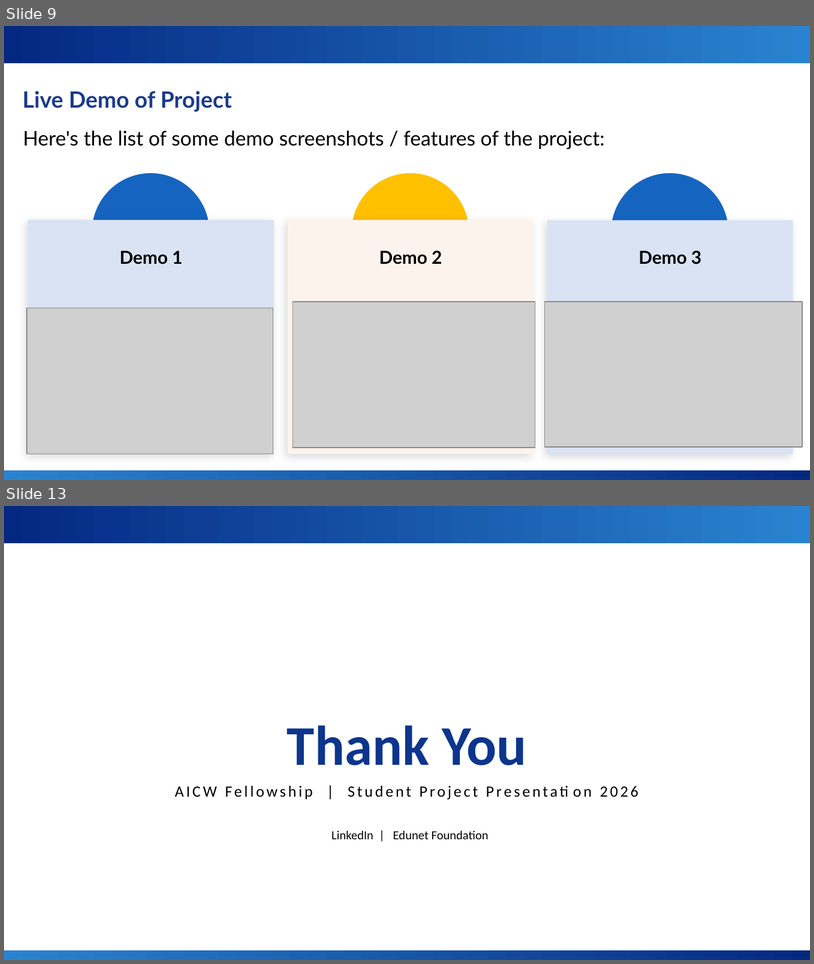
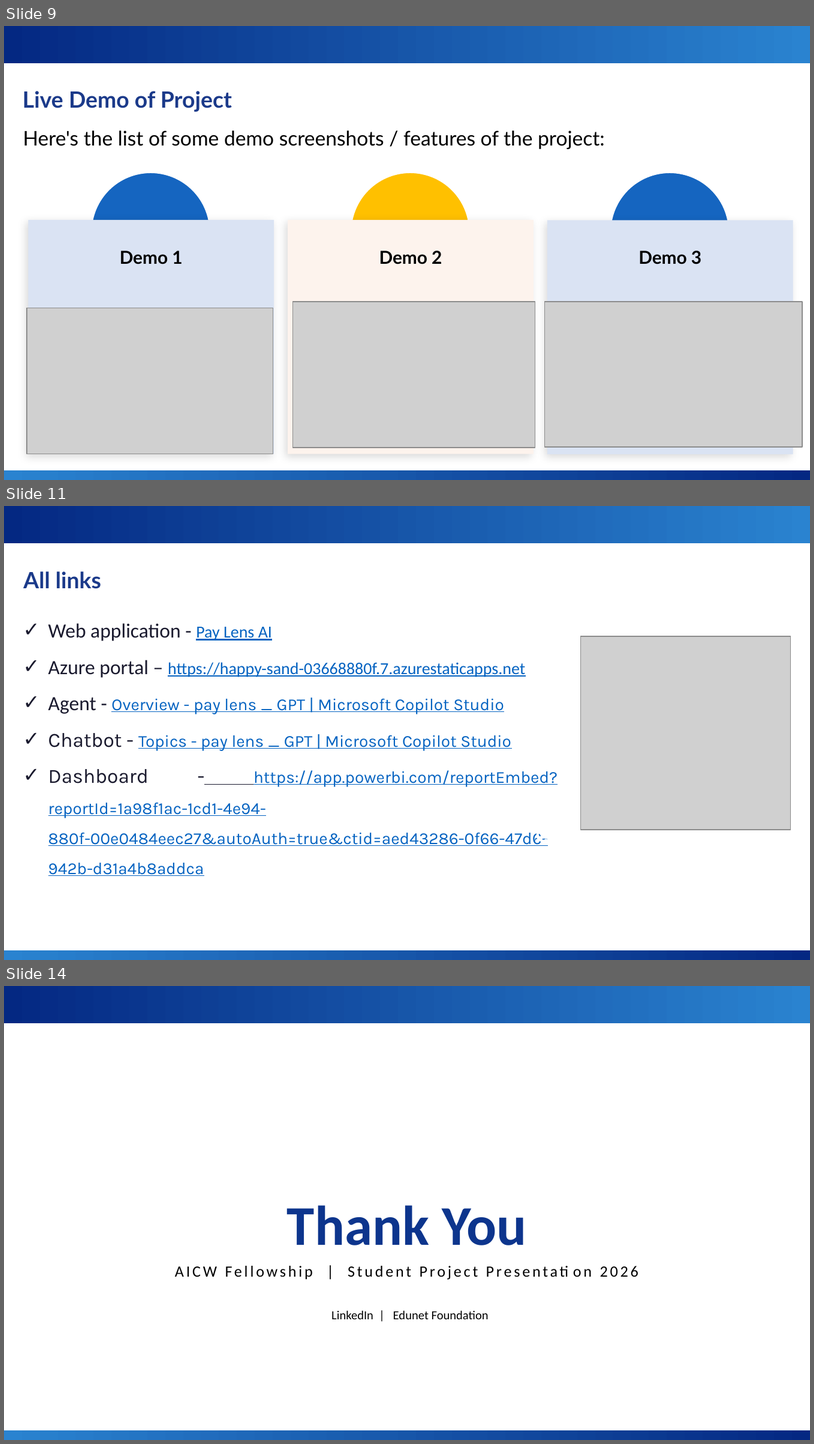
Before and after one commit to snehakhandelwal666-cmyk/sneha_project, a slide deck: PAY LENS - VISUALISING SALARY TRUTH WITH BI & AI.pptx. Shown one above the other, each under a label of ours: slides 9 and 13 before the commit, slides 9, 11 and 14 after it; the slides between them are not shown. The pictures are 814x964 and 814x1444 pixels, drawn with LibreOffice and Linux fonts; fonts in the diff are those of the drawing; grey boxes stand for pictures; background and template pictures are left out. Boxes give left, top, right and bottom in pixels: in the first picture for what was removed or moved away, otherwise in the second. Text is boxed around its words. In the diff, an @@ line names an element or a change of style, - is before the commit and + after.

```diff
--- a/PAY LENS - VISUALISING SALARY TRUTH WITH BI & AI.pptx
+++ b/PAY LENS - VISUALISING SALARY TRUTH WITH BI & AI.pptx
@@ slide 11 added at (x1=4, y1=506, x2=810, y2=960), background #FFFFFF; not listed: 2 template elements that a slide beside it also shows @@
@@ text added at (x1=23, y1=571, x2=101, y2=589), 20 pt, text #1B3A8A, bold @@
+All links
@@ text added at (x1=48, y1=623, x2=558, y2=876), 15 pt, text #0563C1, underline @@
+✓ Web application - Pay Lens AI
+✓ Azure portal – https://happy-sand-03668880f.7.azurestaticapps.net
+✓ Agent - Overview - pay lens _ GPT | Microsoft Copilot Studio
+✓ Chatbot - Topics - pay lens _ GPT | Microsoft Copilot Studio
+✓ Dashboard - https://app.powerbi.com/reportEmbed?reportId=1a98f1ac-1cd1-4e94-880f-00e0484eec27&autoAuth=true&ctid=aed43286-0f66-47d6-942b-d31a4b8addca
@@ picture added at (x1=581, y1=636, x2=791, y2=829) @@
@@ text added at (x1=536, y1=826, x2=674, y2=844), 16 pt, text #FFFFFF, bold @@
+CONCLUSION
@@ what was slide 13 is now slide 14 @@
```
Also in this commit, not shown: 7 slides changed.
